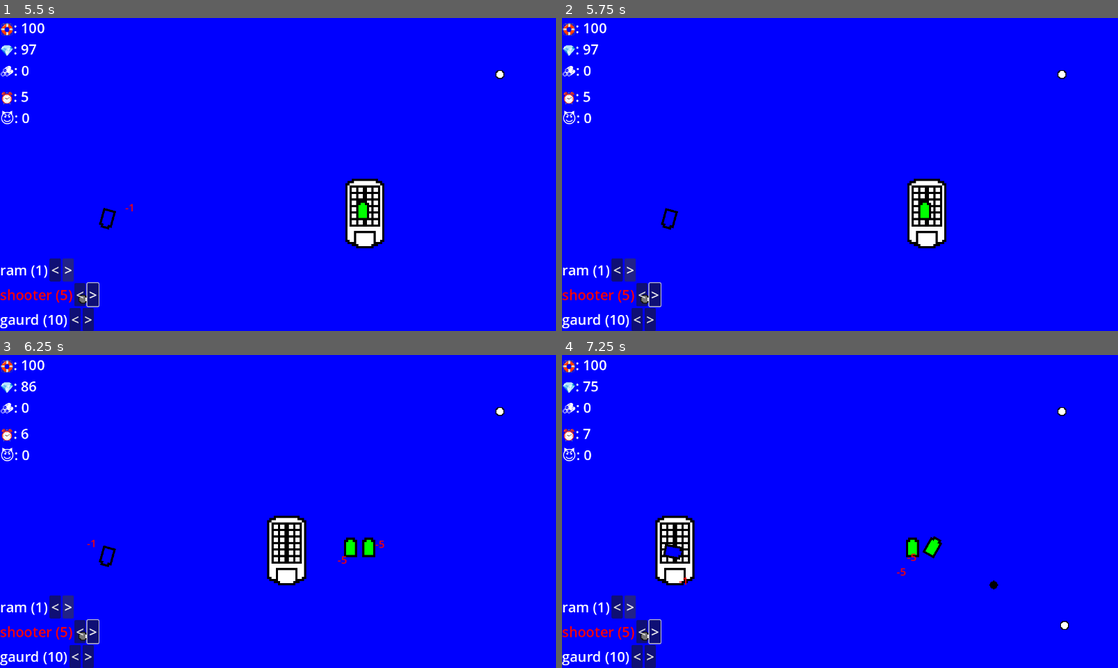
Above: before the commit, frames 1-4 (two rows, left to right).
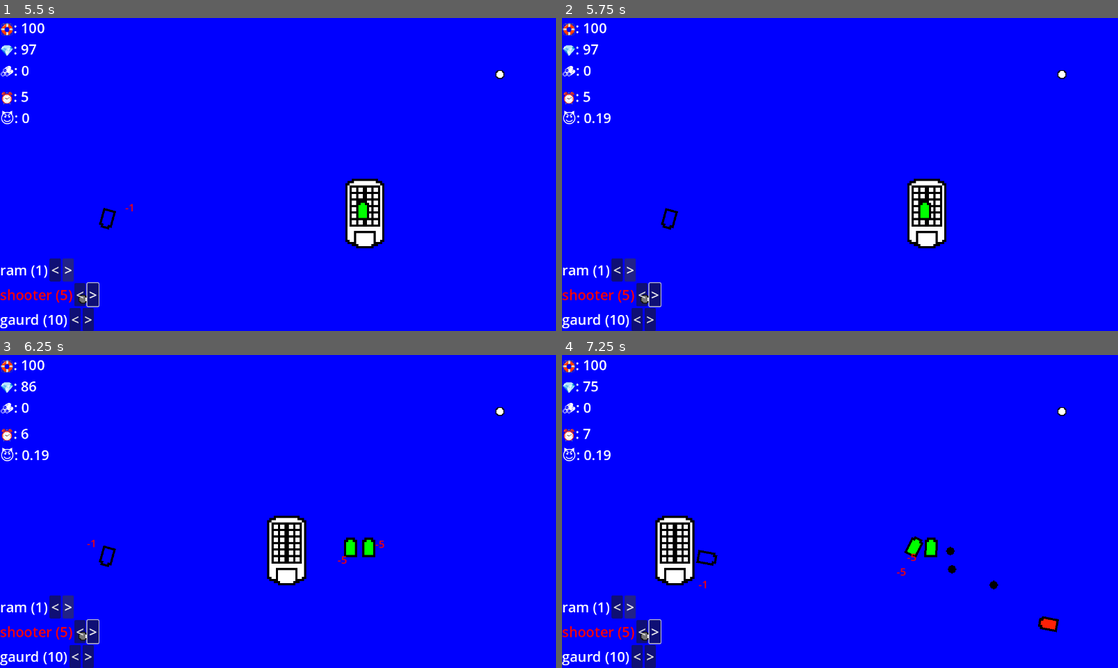
Above: after the commit, the same moments.

Repository: JoeyShapiro/ContainerCaptain
Game: Godot game, scene res://main.tscn
Two runs of this game, one before a commit and one after it. Both use one fixed random seed, a clock stepped at 60 frames per second and the inputs below.
Inputs:
- Up to frame 1 (5.5 s): click "New Game" at 0.5 s; click "<" at 1.25 s; click ">" at 2 s; hold D (move_right) 2.78-3.53 s; hold Down (menu_down) 3.53-4.28 s; tap Enter at 4.25 s; hold D (move_right) 4.28-5.03 s; hold Right (menu_scale_up) from 5.03 s (still down)
- Up to frame 2 (5.75 s): keep holding Right (menu_scale_up)
- Up to frame 3 (6.25 s): tap Space at 5.75 s; release Right (menu_scale_up) at 5.78 s; hold A (move_left) from 5.78 s (still down)
- Up to frame 4 (7.25 s): keep holding A (move_left)

Frame 1 is identical in both runs. In frame 2, less than 0.1% of the frame differs, in the area x 5-9%, y 30-34%; in frame 3, less than 0.1%; in frame 4, 0.7%, in the area x 5-92%, y 30-89%.

Commit message:
added sounds for pickup and fix player start

Diff:
--- a/main.gd
+++ b/main.gd
@@ -3,10 +3,6 @@
 @export var mob_scene: PackedScene
 @export var droneRam_scene : PackedScene
 @export var drone_options : Array[Dictionary]
-
-@export var sfx_collect_gold : AudioStream
-@export var sfx_collect_res : AudioStream
-@export var sfx_pay_rent : AudioStream
 
 var timer
 var difficulty_scale
--- a/main.tscn
+++ b/main.tscn
@@ -49,7 +49,7 @@
 grow_vertical = 2
 
 [node name="Difficulty" type="Timer" parent="."]
-wait_time = 10.0
+wait_time = 5.0
 
 [node name="Menu" parent="." instance=ExtResource("7_vxl73")]
 
--- a/player.gd
+++ b/player.gd
@@ -10,6 +10,10 @@
 @export var bullet_scene : PackedScene
 # TODO i guess it can go here
 @export var damnum_scene : PackedScene
+
+@export var sfx_collect_gold : AudioStream
+@export var sfx_collect_res : AudioStream
+@export var sfx_pay_rent : AudioStream
 
 var hull
 var gold
@@ -71,6 +75,9 @@
 
 func start(pos):
 	position = pos
+	hull = max_hull
+	resources = 0
+	gold = max_gold
 	show()
 	$CollisionShape2D.disabled = false
 
@@ -110,9 +117,13 @@
 	var amount = 1
 	if item == 'resource':
 		resources += amount
-	elif item == 'gold' and gold < max_gold:
+		$AudioPlayer.stream = sfx_collect_res
+		$AudioPlayer.play()
+	elif item == 'gold' and gold: # TODO  < max_gold:
 		amount = randi_range(1, 10)
-		gold += amount # TODO this has hidden functionality
+		gold += amount
+		$AudioPlayer.stream = sfx_collect_gold
+		$AudioPlayer.play()
 	stat_change.emit()
 
 	var damnum = damnum_scene.instantiate()
--- a/player.tscn
+++ b/player.tscn
@@ -1,9 +1,11 @@
-[gd_scene load_steps=7 format=3 uid="uid://c1dggx807wm0g"]
+[gd_scene load_steps=9 format=3 uid="uid://c1dggx807wm0g"]
 
 [ext_resource type="Script" path="res://player.gd" id="1_uaiom"]
 [ext_resource type="Texture2D" uid="uid://dpbvgo00e1uty" path="res://freighter.png" id="2_o0l43"]
 [ext_resource type="PackedScene" uid="uid://cibem5vqpeyps" path="res://bullet.tscn" id="2_rmgub"]
 [ext_resource type="PackedScene" uid="uid://e0yn3fuglkq7" path="res://damage_number.tscn" id="3_qliqx"]
+[ext_resource type="AudioStream" uid="uid://cicgnh3pmeuh2" path="res://Sounds/item00.wav" id="4_uxo1o"]
+[ext_resource type="AudioStream" uid="uid://cxmx7gw7cm8en" path="res://Sounds/select00.wav" id="5_sethm"]
 
 [sub_resource type="SpriteFrames" id="SpriteFrames_uaig3"]
 animations = [{
@@ -31,6 +33,8 @@
 script = ExtResource("1_uaiom")
 bullet_scene = ExtResource("2_rmgub")
 damnum_scene = ExtResource("3_qliqx")
+sfx_collect_gold = ExtResource("4_uxo1o")
+sfx_collect_res = ExtResource("5_sethm")
 metadata/_edit_group_ = true
 
 [node name="AnimatedSprite2D" type="AnimatedSprite2D" parent="."]
@@ -46,5 +50,7 @@
 
 [node name="TimerRent" type="Timer" parent="."]
 
+[node name="AudioPlayer" type="AudioStreamPlayer" parent="."]
+
 [connection signal="timeout" from="TimerShoot" to="." method="_on_timer_shoot_timeout"]
 [connection signal="timeout" from="TimerRent" to="." method="_on_timer_rent_timeout"]
Not shown, changed: .DS_Store
